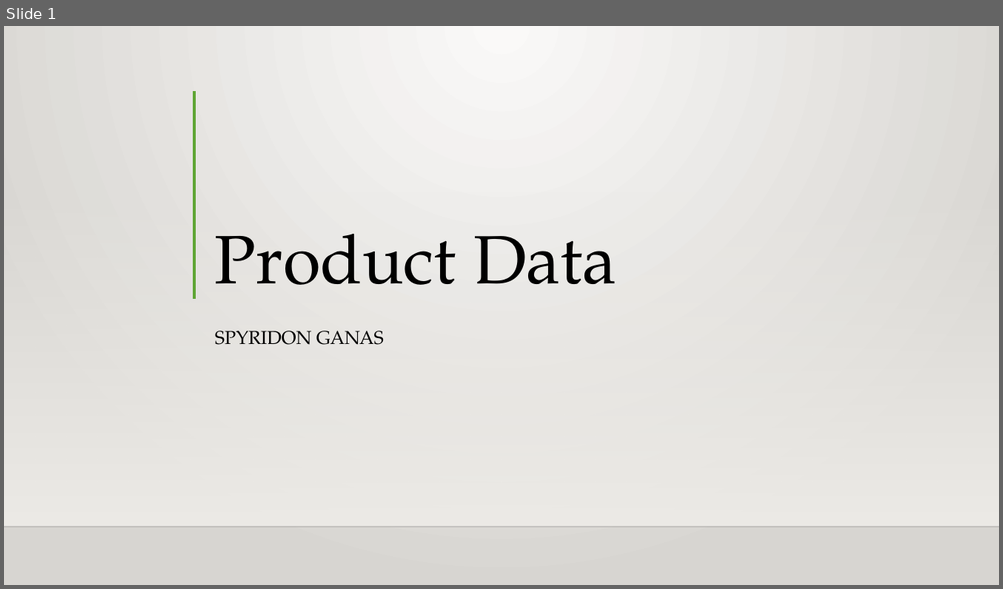
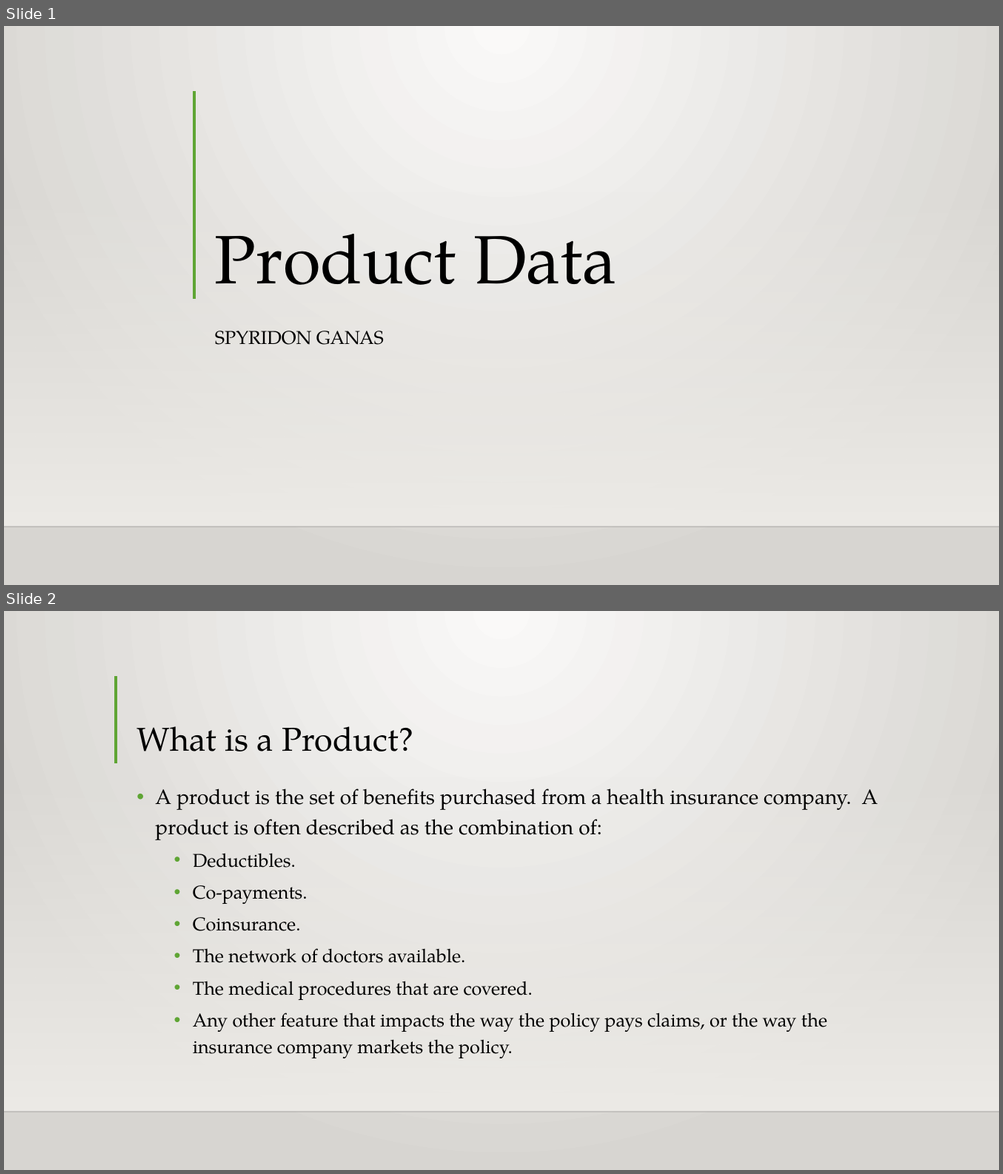
Before and after one commit to Intro-to-APCD/Intro-to-APCD.github.io, a slide deck: PowerPoints/Phase 2 - Overview/005 An Overview of Product Data.pptx. Shown one above the other, each under a label of ours: slide 1 before the commit, slides 1 and 2 after it. The pictures are 1003x589 and 1003x1174 pixels, drawn with LibreOffice and Linux fonts; fonts in the diff are those of the drawing; background and template pictures are left out. Boxes give left, top, right and bottom in pixels: in the first picture for what was removed or moved away, otherwise in the second. Text is boxed around its words. In the diff, an @@ line names an element or a change of style, - is before the commit and + after.

Commit message:
completed the product powerpoint slides

```diff
--- a/PowerPoints/Phase 2 - Overview/005 An Overview of Product Data.pptx
+++ b/PowerPoints/Phase 2 - Overview/005 An Overview of Product Data.pptx
@@ slide 2 added at bbox=[4, 611, 999, 1170], background gradient #FAFAF9 to #D7D5D2; not listed: 2 template elements that a slide beside it also shows @@
@@ line added from (116, 676) to (116, 763), #5FA534 3 pt @@
@@ title added at bbox=[136, 726, 413, 752], 32 pt, text #000000 @@
+What is a Product?
@@ text added at bbox=[155, 789, 878, 1059], 18 pt, text #000000 @@
+• A product is the set of benefits purchased from a health insurance company. A product is often described as the combination of:
+  • Deductibles.
+  • Co-payments.
+  • Coinsurance.
+  • The network of doctors available.
+  • The medical procedures that are covered.
+  • Any other feature that impacts the way the policy pays claims, or the way the insurance company markets the policy.
```
Also in this commit, not shown: 3 other slides added, 4 slides removed.
